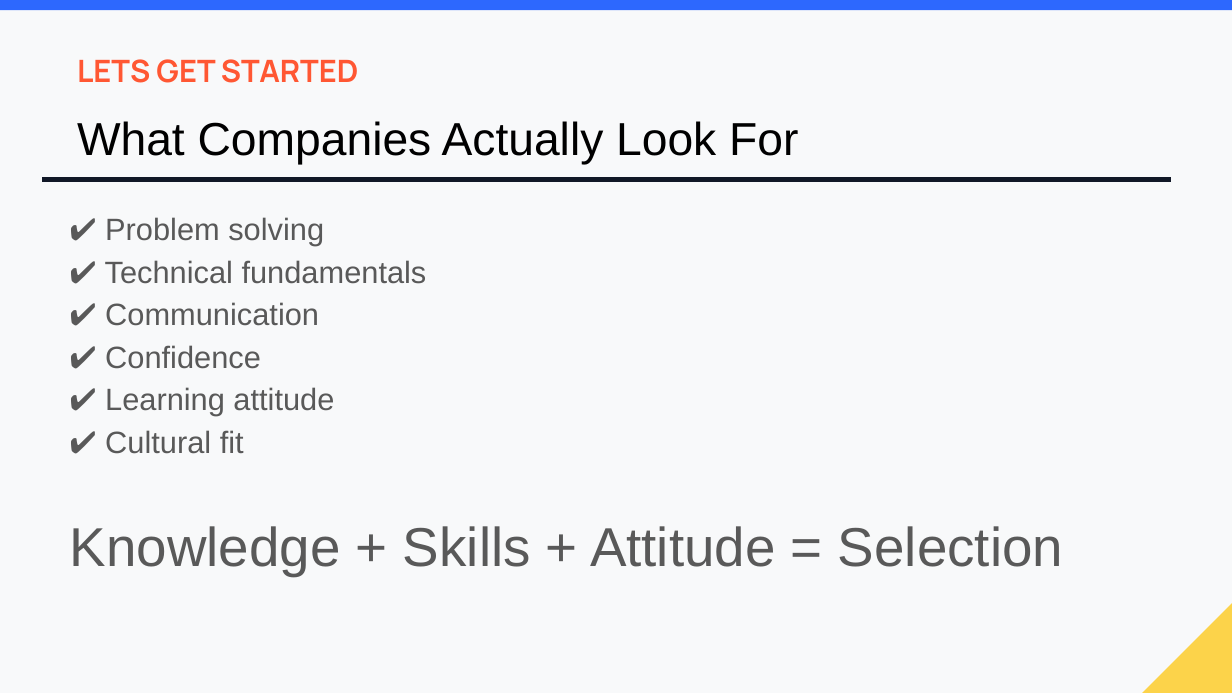
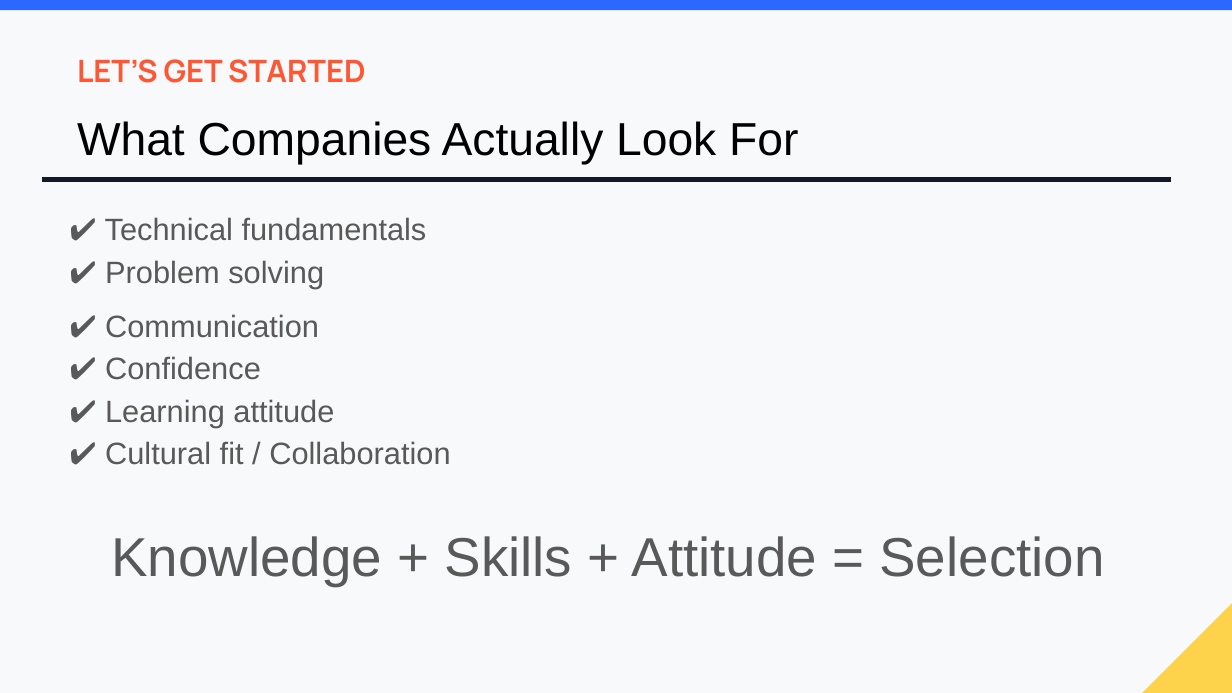
Before and after one commit to brinda-25/workshop, a slide deck: slide 4 of Day1/Campus_to_Company.pptx. Drawn at 1232x693 pixels with LibreOffice and Linux fonts; fonts in the diff are those of the drawing; background and template pictures are left out. Boxes give left, top, right and bottom in pixels: in the first picture for what was removed or moved away, otherwise in the second. Text is boxed around its words. In the diff, an @@ line names an element or a change of style, - is before the commit and + after.

```diff
--- a/Day1/Campus_to_Company.pptx
+++ b/Day1/Campus_to_Company.pptx
@@ text at <box>77,59,365,83</box>: text changed @@
-LETS GET STARTED
+LET’S GET STARTED
@@ text at <box>105,217,427,241</box>: paragraph added @@
+✔ Technical fundamentals
@@ text at <box>70,260,1063,576</box>: paragraphs removed @@
-✔ Technical fundamentals
-✔ Communication
-✔ Confidence
-✔ Learning attitude
-✔ Cultural fit
-Knowledge + Skills + Attitude = Selection
@@ text added at <box>105,314,450,465</box>, 18 pt, text #595959 @@
+✔ Communication
+✔ Confidence
+✔ Learning attitude
+✔ Cultural fit / Collaboration
@@ text added at <box>111,536,1104,586</box>, 32 pt, text #595959 @@
+Knowledge + Skills + Attitude = Selection
```
Also in this commit, not shown: 17 other slides changed, 6 slides added, 1 slide removed.
